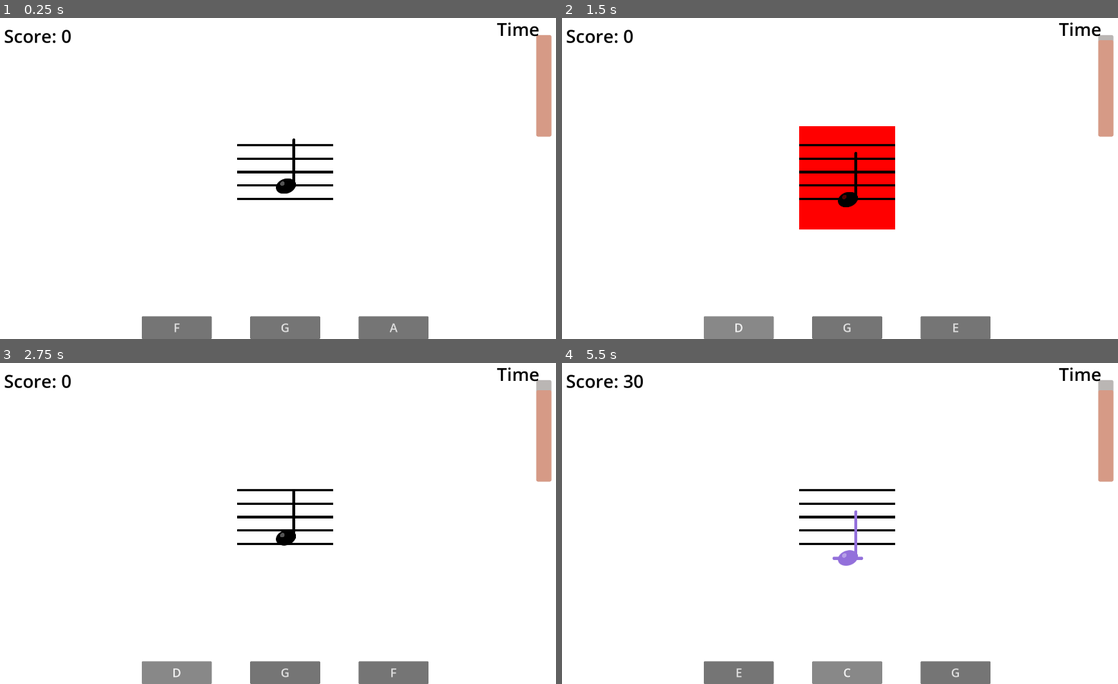
Above: before the commit, frames 1-4 (two rows, left to right).
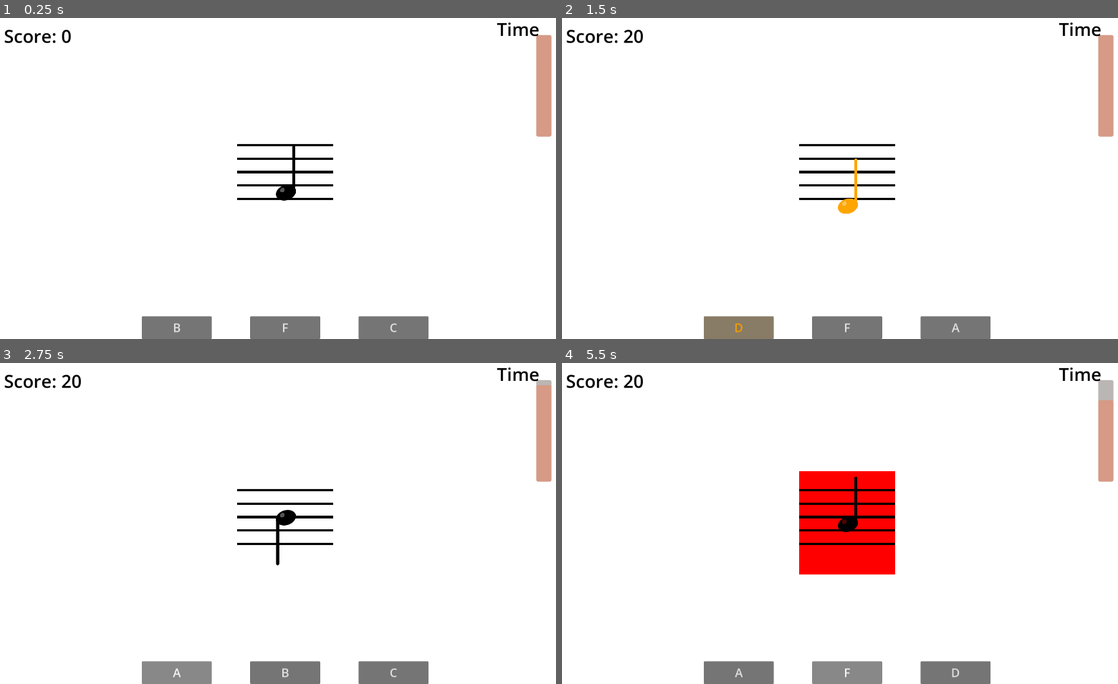
Above: after the commit, the same moments.

Repository: firesmoker/flashcards1
Game: Godot game, scene res://scenes/game.tscn
The game is run twice, just before and just after one commit, with the same random seed, the same clock (stepped at 60 frames per second) and the same inputs.
Inputs:
- Up to frame 1 (0.25 s): no input
- Up to frame 2 (1.5 s): click "F" at 0.5 s; click "D" at 1.25 s
- Up to frame 3 (2.75 s): click "D" (after the commit: "E") at 2 s
- Up to frame 4 (5.5 s): click "D" (after the commit: "A") at 2.75 s; click "B" at 3.5 s; click "E" (after the commit: "B") at 4.25 s; click "C" (after the commit: "F") at 5 s

The runs differ from the first frame. In frame 1, 0.2% of the frame differs, in the area x 31-72%, y 37-98%; in frame 2, 6.0%, in the area x 11-100%, y 3-100%; in frame 3, 0.5%; in frame 4, 5.2%.

Commit message:
further making flash_cards independent

Diff:
--- a/scenes/game.tscn
+++ b/scenes/game.tscn
@@ -31,13 +31,25 @@
 unique_name_in_owner = true
 script = ExtResource("2_yqjtg")
 
-[node name="FlashCards" type="Node2D" parent="."]
-script = ExtResource("2_gee14")
-
-[node name="GameUI" type="CanvasLayer" parent="FlashCards"]
+[node name="Matching" type="Node2D" parent="."]
+process_mode = 4
+script = ExtResource("9_0tnpc")
+game_name = "Matching"
+
+[node name="GameUI" type="CanvasLayer" parent="Matching"]
 layer = 2
 
-[node name="NoteContainer" type="Control" parent="FlashCards/GameUI"]
+[node name="KAKAKAKAA" type="Label" parent="Matching/GameUI"]
+self_modulate = Color(0, 0, 0, 1)
+offset_left = 712.0
+offset_top = 125.0
+offset_right = 904.0
+offset_bottom = 208.0
+theme_override_font_sizes/font_size = 60
+text = "MATCHINGGGGGGGG"
+metadata/_edit_use_anchors_ = true
+
+[node name="NoteContainer" type="Control" parent="Matching/GameUI"]
 layout_mode = 3
 anchors_preset = 8
 anchor_left = 0.5
@@ -53,9 +65,9 @@
 script = ExtResource("3_u5sy4")
 note_on_staff = ExtResource("3_p57ef")
 
-[node name="NoteOnStaff" parent="FlashCards/GameUI" instance=ExtResource("3_p57ef")]
-
-[node name="ScoreLabel" type="Label" parent="FlashCards/GameUI"]
+[node name="NoteOnStaff" parent="Matching/GameUI" instance=ExtResource("3_p57ef")]
+
+[node name="ScoreLabel" type="Label" parent="Matching/GameUI"]
 self_modulate = Color(0, 0, 0, 1)
 offset_left = 18.0
 offset_top = 23.0
@@ -65,6 +77,181 @@
 text = "Score: "
 metadata/_edit_use_anchors_ = true
 
+[node name="GameOverOverlay" type="Panel" parent="Matching/GameUI"]
+visible = false
+z_index = 100
+anchors_preset = 15
+anchor_right = 1.0
+anchor_bottom = 1.0
+grow_horizontal = 2
+grow_vertical = 2
+theme_override_styles/panel = SubResource("StyleBoxFlat_gee14")
+
+[node name="Label" type="Label" parent="Matching/GameUI/GameOverOverlay"]
+self_modulate = Color(0, 0, 0, 1)
+layout_mode = 1
+anchors_preset = 8
+anchor_left = 0.5
+anchor_top = 0.5
+anchor_right = 0.5
+anchor_bottom = 0.5
+offset_left = -20.0
+offset_top = -11.5
+offset_right = 20.0
+offset_bottom = 11.5
+grow_horizontal = 2
+grow_vertical = 2
+theme_override_font_sizes/font_size = 100
+text = "Game Over"
+
+[node name="RestartButton" type="Button" parent="Matching/GameUI/GameOverOverlay"]
+layout_mode = 1
+anchors_preset = 8
+anchor_left = 0.5
+anchor_top = 0.5
+anchor_right = 0.5
+anchor_bottom = 0.5
+offset_left = -126.5
+offset_top = 73.0
+offset_right = 126.5
+offset_bottom = 177.0
+grow_horizontal = 2
+grow_vertical = 2
+theme_override_font_sizes/font_size = 70
+text = "Restart"
+
+[node name="TimerBar" type="ProgressBar" parent="Matching/GameUI"]
+modulate = Color(1, 0.435294, 0.25098, 1)
+anchors_preset = 1
+anchor_left = 1.0
+anchor_right = 1.0
+offset_left = -119.0
+offset_top = 402.0
+offset_right = 221.0
+offset_bottom = 453.0
+grow_horizontal = 0
+rotation = -1.5708
+max_value = 20.0
+value = 20.0
+show_percentage = false
+
+[node name="TimerLabel" type="Label" parent="Matching/GameUI"]
+self_modulate = Color(0, 0, 0, 1)
+anchors_preset = 1
+anchor_left = 1.0
+anchor_right = 1.0
+offset_left = -251.0
+offset_bottom = 83.0
+grow_horizontal = 0
+theme_override_font_sizes/font_size = 60
+text = "Time"
+metadata/_edit_use_anchors_ = true
+
+[node name="NoteButtons" type="Control" parent="Matching/GameUI"]
+layout_mode = 3
+anchors_preset = 7
+anchor_left = 0.5
+anchor_top = 1.0
+anchor_right = 0.5
+anchor_bottom = 1.0
+offset_left = -500.0
+offset_right = 500.0
+grow_horizontal = 2
+grow_vertical = 0
+script = SubResource("GDScript_lnu2h")
+metadata/_edit_use_anchors_ = true
+
+[node name="Button" type="Button" parent="Matching/GameUI/NoteButtons"]
+layout_mode = 1
+anchors_preset = 2
+anchor_top = 1.0
+anchor_bottom = 1.0
+offset_top = -76.0
+offset_right = 234.0
+grow_vertical = 0
+focus_mode = 0
+theme = ExtResource("1_u5sy4")
+theme_override_font_sizes/font_size = 40
+text = "C"
+script = ExtResource("1_lnu2h")
+
+[node name="Button2" type="Button" parent="Matching/GameUI/NoteButtons"]
+layout_mode = 1
+anchors_preset = 7
+anchor_left = 0.5
+anchor_top = 1.0
+anchor_right = 0.5
+anchor_bottom = 1.0
+offset_left = -117.0
+offset_top = -76.0
+offset_right = 117.0
+grow_horizontal = 2
+grow_vertical = 0
+focus_mode = 0
+theme = ExtResource("1_u5sy4")
+theme_override_font_sizes/font_size = 40
+text = "D"
+script = ExtResource("1_lnu2h")
+metadata/_edit_use_anchors_ = true
+
+[node name="Button3" type="Button" parent="Matching/GameUI/NoteButtons"]
+layout_mode = 1
+anchors_preset = 3
+anchor_left = 1.0
+anchor_top = 1.0
+anchor_right = 1.0
+anchor_bottom = 1.0
+offset_left = -234.0
+offset_top = -76.0
+grow_horizontal = 0
+grow_vertical = 0
+focus_mode = 0
+theme = ExtResource("1_u5sy4")
+theme_override_font_sizes/font_size = 40
+text = "E"
+script = ExtResource("1_lnu2h")
+metadata/_edit_use_anchors_ = true
+
+[node name="Audio" type="AudioStreamPlayer2D" parent="Matching"]
+stream = ExtResource("5_iywne")
+script = ExtResource("6_p57ef")
+
+[node name="FlashCards" type="Node2D" parent="."]
+process_mode = 4
+script = ExtResource("9_0tnpc")
+game_name = "FlashCards"
+
+[node name="GameUI" type="CanvasLayer" parent="FlashCards"]
+layer = 2
+
+[node name="NoteContainer" type="Control" parent="FlashCards/GameUI"]
+layout_mode = 3
+anchors_preset = 8
+anchor_left = 0.5
+anchor_top = 0.5
+anchor_right = 0.5
+anchor_bottom = 0.5
+offset_left = -160.0
+offset_top = -172.5
+offset_right = 160.0
+offset_bottom = 172.5
+grow_horizontal = 2
+grow_vertical = 2
+script = ExtResource("3_u5sy4")
+note_on_staff = ExtResource("3_p57ef")
+
+[node name="NoteOnStaff" parent="FlashCards/GameUI" instance=ExtResource("3_p57ef")]
+
+[node name="ScoreLabel" type="Label" parent="FlashCards/GameUI"]
+self_modulate = Color(0, 0, 0, 1)
+offset_left = 18.0
+offset_top = 23.0
+offset_right = 210.0
+offset_bottom = 106.0
+theme_override_font_sizes/font_size = 60
+text = "Score: "
+metadata/_edit_use_anchors_ = true
+
 [node name="GameOverOverlay" type="Panel" parent="FlashCards/GameUI"]
 visible = false
 z_index = 100
@@ -215,4 +402,5 @@
 theme_override_styles/panel = SubResource("StyleBoxFlat_lnu2h")
 metadata/_edit_lock_ = true
 
+[connection signal="button_up" from="Matching/GameUI/GameOverOverlay/RestartButton" to="GameManager" method="restart_game"]
 [connection signal="button_up" from="FlashCards/GameUI/GameOverOverlay/RestartButton" to="GameManager" method="restart_game"]
--- a/scripts/flash_cards.gd
+++ b/scripts/flash_cards.gd
@@ -1,4 +1,16 @@
 class_name FlashCards extends GameType
+
+@onready var note_on_staff: NoteElement = $"../FlashCards/GameUI/NoteOnStaff"
+@onready var timer_bar: ProgressBar = $"../FlashCards/GameUI/TimerBar"
+@onready var timer_label: Label = $"../FlashCards/GameUI/TimerLabel"
+@onready var staff: Control = $"../FlashCards/GameUI/NoteOnStaff/NoteDisplay/Staff"
+@onready var note_name: Label = $"../FlashCards/GameUI/NoteOnStaff/NoteDisplay/NoteName"
+@onready var note_buttons: Control = $"../FlashCards/GameUI/NoteButtons"
+@onready var note_image: TextureRect = $"../FlashCards/GameUI/NoteOnStaff/NoteDisplay/NoteImage"
+@onready var game_over_overlay: Panel = $"../FlashCards/GameUI/GameOverOverlay"
+@onready var restart_button: Button = $"../FlashCards/GameUI/GameOverOverlay/RestartButton"
+@onready var score_label: Label = $"../FlashCards/GameUI/ScoreLabel"
+var recieved_note: String
 
 func _ready() -> void:
 	await get_tree().process_frame
@@ -73,3 +85,116 @@
 		var note_value: String = key_pressed + "4"
 		play_note(note_value)
 		get_user_input(note_value)
+
+
+func initialize_ui() -> void:
+	#set_ui_theme("dark")
+	input_enabled = true
+	check_orientation()
+	organize_ui_buttons()
+	game_over_overlay.visible = false
+	score_label.text = "Score: 0"
+
+
+func organize_ui_buttons(landscape: bool = true) -> void:
+	current_note_buttons = note_buttons.get_children()
+	note_buttons.size.x = get_viewport_rect().size.x / 2
+	if note_buttons.size.x < get_combined_buttons_width():
+		note_buttons.size.x = get_combined_buttons_width()
+	note_buttons.position.x = (get_viewport_rect().size.x - note_buttons.size.x) / 2
+
+
+func update_timer(delta: float, round: bool = true) -> void:
+	if not timer_paused:
+		level_timer -= delta
+	var display_timer: int = round_up(level_timer)
+	if display_timer < 0:
+		display_timer = 0
+	#timer_label.text = "Time: " + var_to_str(display_timer)
+	timer_bar.value = display_timer
+	#print(level_timer)
+	if level_timer <= 0:
+		game_over()
+
+func game_over() -> void:
+	input_enabled = false
+	game_over_overlay.visible = true
+
+
+func update_score(points: int) -> void:
+	current_score += points
+	score_label.text = "Score: " + var_to_str(current_score)
+	if max_score < current_score:
+		max_score = current_score
+
+
+func change_level_note(new_note: String) -> void:
+	#note_on_staff.note = new_note
+	#note_name.text = note_on_staff.note[0]
+	note_on_staff.change_note(new_note)
+
+
+func toggle_note_name(toggle: bool) -> void:
+	note_name.visible = toggle
+	note_image.visible = !toggle
+	staff.visible = !toggle
+
+func determine_success(button_pressed: Button = null) -> bool:
+	if recieved_note == note_on_staff.note:
+		emit_signal("success",true, button_pressed)
+		update_score(success_score_bonus)
+		level_timer += success_time_bonus
+		if level_timer >= max_level_timer:
+			level_timer = max_level_timer
+		note_on_staff.play_success_effects()
+		await get_tree().create_timer(success_display_time).timeout
+		emit_signal("ready_for_next_level")
+		return true
+	else:
+		emit_signal("success",false, button_pressed)
+		note_on_staff.play_failure_effects()
+		await get_tree().create_timer(success_display_time).timeout
+		emit_signal("ready_for_next_level")
+		return false
+
+func determine_success_new() -> void:
+	if compare_elements():
+		print("compare elements successful " + chosen_element1.note + " " + chosen_element2.note)
+		print(chosen_element2.source)
+		if chosen_element2.source is NoteButton:
+			print("element is button")
+			emit_signal("success",true,chosen_element2.source)
+		update_score(success_score_bonus)
+		level_timer += success_time_bonus
+		if level_timer >= max_level_timer:
+			level_timer = max_level_timer
+		note_on_staff.play_success_effects()
+		await get_tree().create_timer(success_display_time).timeout
+		emit_signal("ready_for_next_level")
+	else:
+		print("compare elements not successful " + chosen_element1.note + " " + chosen_element2.note)
+		#emit_signal("success",false, button_pressed)
+		note_on_staff.play_failure_effects()
+		await get_tree().create_timer(success_display_time).timeout
+		emit_signal("ready_for_next_level")
+
+
+func change_level_note_buttons(notes_array: Array[String]) -> void:
+	var number_of_buttons: int = notes_array.size()
+	print (number_of_buttons)
+	for i in range(0,number_of_buttons):
+		var random_note_index: int = randi_range(0,notes_array.size()-1)
+		var new_note: String = notes_array[random_note_index]
+		#print("changing button: " + current_note_buttons[i].name + "to new note: " + new_note)
+		#print("new note for button: "  + new_note)
+		current_note_buttons[i].change_note(new_note)
+		notes_array.pop_at(random_note_index)
+
+func create_random_level_notes(number_of_buttons: int = 3) -> Array[String]:
+	var temporary_notes_bank: Array[String] = notes_bank.duplicate()
+	var level_notes: Array[String]
+	for i in range(0,number_of_buttons):
+		var random_note_index: int = randi_range(0,temporary_notes_bank.size()-1)
+		level_notes.append(temporary_notes_bank[random_note_index])
+		temporary_notes_bank.pop_at(random_note_index)
+	return level_notes
--- a/scripts/game_manager.gd
+++ b/scripts/game_manager.gd
@@ -1,6 +1,10 @@
 class_name GameManager extends Node2D
 #@onready var flash_cards: GameType = $"../FlashCards"
-#
+
+@onready var flash_cards: FlashCards = $"../FlashCards"
+@onready var matching: GameType = $"../Matching"
+
+
 var dark_background: Color = Color(0.078,0.122,0.141)
 #var light_background: Color = Color(1,1,0.992)
 var light_background: Color = Color.REBECCA_PURPLE
@@ -10,7 +14,8 @@
 var light_theme_staff_color: Color = Color(0.078,0.122,0.141,0.55)
 #var mode: Array[String] = ["level_timer","note_timer"]
 @onready var background: Panel = $"../GeneralUI/Background"
-var current_game: String = "flash_cards"
+static var current_game: String = "flash_cards"
+
 
 #
 #var recieved_note: String
@@ -48,6 +53,28 @@
 #@onready var stem_axis: Control = $"../FlashCards/GameUI/NoteOnStaff/NoteDisplay/NoteImage/StemAxis"
 #@onready var audio: AudioStreamPlayer2D = $"../FlashCards/Audio"
 #
+
+
+func _ready() -> void:
+	print("yo yo")
+	start_game(current_game)
+
+
+func start_game(game: String) -> void:
+	flash_cards.process_mode = Node.PROCESS_MODE_DISABLED
+	flash_cards.toggle_visibility(false)
+	matching.process_mode = Node.PROCESS_MODE_DISABLED
+	matching.toggle_visibility(false)
+	match game:
+		"flash_cards":
+			flash_cards.process_mode = Node.PROCESS_MODE_INHERIT
+			await flash_cards.ready
+			flash_cards.toggle_visibility(true)
+		"matching":
+			matching.process_mode = Node.PROCESS_MODE_INHERIT
+			await matching.ready
+			matching.toggle_visibility(true)
+
 #func _ready() -> void:
 	#initialize_ui()
 	#set_flash_cards_level(create_random_level_notes())
--- a/scripts/game_type.gd
+++ b/scripts/game_type.gd
@@ -1,10 +1,6 @@
 class_name GameType extends Node2D
 
-
-
-
-
-@onready var flash_cards: GameType = $"../FlashCards"
+@export var game_name: String
 
 var dark_background: Color = Color(0.078,0.122,0.141)
 #var light_background: Color = Color(1,1,0.992)
@@ -16,7 +12,7 @@
 var mode: Array[String] = ["level_timer","note_timer"]
 @onready var background: Panel = $"../GeneralUI/Background"
 
-var recieved_note: String
+#var recieved_note: String
 var notes_bank: Array[String] = ["A4","B4","C4","D4","E4","F4","G4",]
 var current_score: int = 0
 var success_time_bonus: float = 1
@@ -28,16 +24,9 @@
 var input_enabled: bool = true
 var timer_paused: bool = false
 
-@onready var note_on_staff: NoteElement = $"../FlashCards/GameUI/NoteOnStaff"
-@onready var timer_bar: ProgressBar = $"../FlashCards/GameUI/TimerBar"
-@onready var timer_label: Label = $"../FlashCards/GameUI/TimerLabel"
-@onready var staff: Control = $"../FlashCards/GameUI/NoteOnStaff/NoteDisplay/Staff"
-@onready var note_name: Label = $"../FlashCards/GameUI/NoteOnStaff/NoteDisplay/NoteName"
-@onready var note_buttons: Control = $"../FlashCards/GameUI/NoteButtons"
-@onready var note_image: TextureRect = $"../FlashCards/GameUI/NoteOnStaff/NoteDisplay/NoteImage"
-@onready var game_over_overlay: Panel = $"../FlashCards/GameUI/GameOverOverlay"
-@onready var restart_button: Button = $"../FlashCards/GameUI/GameOverOverlay/RestartButton"
-@onready var score_label: Label = $"../FlashCards/GameUI/ScoreLabel"
+
+var game_ui: CanvasLayer
+
 
 var first_flash_cards_run: bool = true
 var chosen_element1: NoteElement
@@ -61,17 +50,18 @@
 #func get_user_input() -> void:
 	#pass
 
-func _process(delta: float) -> void:
-	update_timer(delta)
-	#adjust_success_time_bonus(delta)
-
-func initialize_ui() -> void:
-	#set_ui_theme("light")
-	input_enabled = true
-	check_orientation()
-	organize_ui_buttons()
-	game_over_overlay.visible = false
-	score_label.text = "Score: 0"
+#func _process(delta: float) -> void:
+	#update_timer(delta)
+	##adjust_success_time_bonus(delta)
+
+
+
+func toggle_visibility(toggle: bool = true) -> void:
+	if not game_ui:
+		var game_ui_path: String = "../" + game_name + "/GameUI"
+		game_ui = get_node(game_ui_path)
+	self.visible = toggle
+	game_ui.visible = toggle
 
 func adjust_success_time_bonus(delta: float) -> void:
 	success_time_bonus *= 0.9997 * delta
@@ -116,12 +106,7 @@
 		print("Now in Landscape")
 		return false
 
-func organize_ui_buttons(landscape: bool = true) -> void:
-	current_note_buttons = note_buttons.get_children()
-	note_buttons.size.x = get_viewport_rect().size.x / 2
-	if note_buttons.size.x < get_combined_buttons_width():
-		note_buttons.size.x = get_combined_buttons_width()
-	note_buttons.position.x = (get_viewport_rect().size.x - note_buttons.size.x) / 2
+
 
 func get_combined_buttons_width() -> float:
 	var combined_width: float = 0
@@ -141,17 +126,7 @@
 			emit_signal("change_theme","dark")
 
 
-func update_timer(delta: float, round: bool = true) -> void:
-	if not timer_paused:
-		level_timer -= delta
-	var display_timer: int = round_up(level_timer)
-	if display_timer < 0:
-		display_timer = 0
-	#timer_label.text = "Time: " + var_to_str(display_timer)
-	timer_bar.value = display_timer
-	#print(level_timer)
-	if level_timer <= 0:
-		game_over()
+
 
 
 func round_up(num: float) -> float:
@@ -161,63 +136,12 @@
 	else:
 		return new_num
 
-func game_over() -> void:
-	input_enabled = false
-	game_over_overlay.visible = true
-
-
-func update_score(points: int) -> void:
-	current_score += points
-	score_label.text = "Score: " + var_to_str(current_score)
-	if max_score < current_score:
-		max_score = current_score
-
-func change_level_note(new_note: String) -> void:
-	#note_on_staff.note = new_note
-	#note_name.text = note_on_staff.note[0]
-	note_on_staff.change_note(new_note)
-
-
-func toggle_note_name(toggle: bool) -> void:
-	note_name.visible = toggle
-	note_image.visible = !toggle
-	staff.visible = !toggle
-
-func determine_success(button_pressed: Button = null) -> bool:
-	if recieved_note == note_on_staff.note:
-		emit_signal("success",true, button_pressed)
-		update_score(success_score_bonus)
-		level_timer += success_time_bonus
-		if level_timer >= max_level_timer:
-			level_timer = max_level_timer
-		note_on_staff.play_success_effects()
-		await get_tree().create_timer(success_display_time).timeout
-		emit_signal("ready_for_next_level")
-		return true
-	else:
-		emit_signal("success",false, button_pressed)
-		note_on_staff.play_failure_effects()
-		await get_tree().create_timer(success_display_time).timeout
-		emit_signal("ready_for_next_level")
-		return false
-
-func determine_success_new() -> void:
-	if compare_elements():
-		print("compare elements successful " + chosen_element1.note + " " + chosen_element2.note)
-		#emit_signal("success",true, button_pressed)
-		update_score(success_score_bonus)
-		level_timer += success_time_bonus
-		if level_timer >= max_level_timer:
-			level_timer = max_level_timer
-		note_on_staff.play_success_effects()
-		await get_tree().create_timer(success_display_time).timeout
-		emit_signal("ready_for_next_level")
-	else:
-		print("compare elements not successful " + chosen_element1.note + " " + chosen_element2.note)
-		#emit_signal("success",false, button_pressed)
-		note_on_staff.play_failure_effects()
-		await get_tree().create_timer(success_display_time).timeout
-		emit_signal("ready_for_next_level")
+
+
+
+
+
+
 
 func choose_element(element: NoteElement) -> void:
 	print("choose_element")
@@ -294,25 +218,7 @@
 
 
 
-func change_level_note_buttons(notes_array: Array[String]) -> void:
-	var number_of_buttons: int = notes_array.size()
-	print (number_of_buttons)
-	for i in range(0,number_of_buttons):
-		var random_note_index: int = randi_range(0,notes_array.size()-1)
-		var new_note: String = notes_array[random_note_index]
-		#print("changing button: " + current_note_buttons[i].name + "to new note: " + new_note)
-		print("new note for button: "  + new_note)
-		current_note_buttons[i].change_note(new_note)
-		notes_array.pop_at(random_note_index)
-
-func create_random_level_notes(number_of_buttons: int = 3) -> Array[String]:
-	var temporary_notes_bank: Array[String] = notes_bank.duplicate()
-	var level_notes: Array[String]
-	for i in range(0,number_of_buttons):
-		var random_note_index: int = randi_range(0,temporary_notes_bank.size()-1)
-		level_notes.append(temporary_notes_bank[random_note_index])
-		temporary_notes_bank.pop_at(random_note_index)
-	return level_notes
+
 
 func restart_game() -> void:
 	get_tree().reload_current_scene()
--- a/scripts/note_button.gd
+++ b/scripts/note_button.gd
@@ -12,6 +12,8 @@
 @onready var current_game: GameType
 
 func _ready() -> void:
+	note_element.source = self
+	#print(note_element.source)
 	#success_texture = preload("res://button_success_texture.tres")
 	#success_stylebox = preload("res://button_style_box.tres")
 	#theme.set_stylebox("disabled","Button",success_stylebox)
@@ -30,7 +32,7 @@
 			connect("note_pressed",current_game.get_user_input_new)
 			connect("button_up",press_button)
 			connect("button_down",press_down_button)
-			current_game.success.connect(flash_by_succes)
+			current_game.success.connect(flash_by_success)
 
 func change_note(new_note: String = "F") -> void:
 	note_element.note = new_note
@@ -40,18 +42,20 @@
 
 func press_button() -> void:
 	#emit_signal("note_pressed",note, self)
-	print("chosen note in button " + note_element.note)
+	#print("chosen note in button " + note_element.note)
 	emit_signal("note_pressed",note_element.note, note_element)
 
 func press_down_button() -> void:
 	Input.vibrate_handheld(10)
 	current_game.play_note(note_element.note)
 
-func flash_by_succes(success: bool, button_pressed: Button) -> void:
-	if button_pressed == self:
+func flash_by_success(success: bool, source: Variant)-> void:
+	print(source.name + ", compared to button: " + self.name + " " + str(self.get_path()))
+	if source == self:
 		if success:
-			print(NoteElement.notes_properties[button_pressed.note]["color"])
-			flash_color(NoteElement.notes_properties[button_pressed.note]["color"])
+			print("successful button: " + self.name)
+			#print(NoteElement.notes_properties[note_element.note]["color"])
+			flash_color(NoteElement.notes_properties[note_element.note]["color"])
 			#audio.stream = audio.get_sound("click")
 			#audio.play()
 		else:
@@ -59,13 +63,15 @@
 			#audio.stream = audio.get_sound("wrong")
 			#audio.play()
 	else:
-		flash_color(Color(0,0,0,0.5))
+		pass
+		#flash_color(Color(0,0,0,0.5))
 
 func flash_color(new_color: Color = Color.GREEN, time: float = 0.5) -> void:
 	#add_theme_stylebox_override("disabled",success_stylebox)
 	#remove_theme_stylebox_override("disabled")
 	#if has_theme_stylebox_override("disabled"):
 		#get_theme_stylebox("disabled").bg_color = new_color
+	print("flashing color")
 	self.modulate = new_color
 	await get_tree().create_timer(time).timeout
 	self.modulate = Color.WHITE
--- a/scripts/note_element.gd
+++ b/scripts/note_element.gd
@@ -1,6 +1,8 @@
 class_name NoteElement extends Control
 
 ##C is red, D is orange, E is yellow, F is green, G is light blue, A is blue, and B is violet,
+var source: Variant
+var note: String
 
 static var notes_properties: Dictionary = {
 	"A4":{"location":5,"color": Color(0,0.697,0.697)},
@@ -13,7 +15,6 @@
 }
 static var stem_reverse_location_threshold: int
 
-var note: String
 @onready var game_manager: GameManager = %GameManager
 
 func _ready() -> void:
Not shown: 1 places in scenes/flash_cards.tscn that only renumber resources
Not shown: 1 places in scenes/game.tscn that only renumber resources
